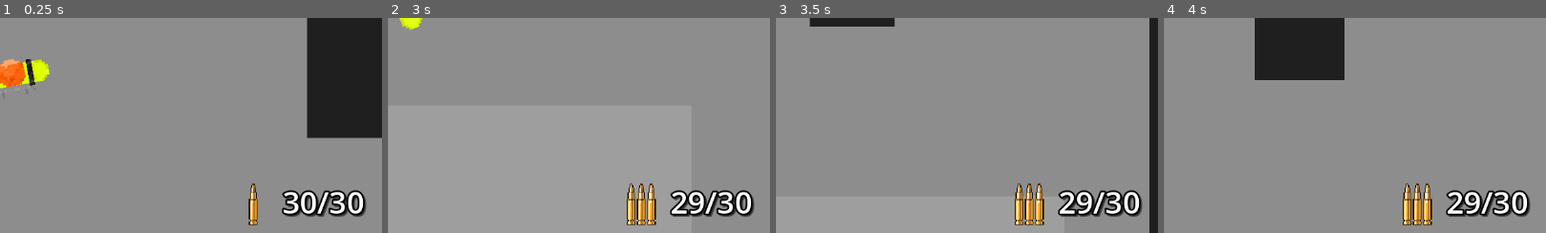
Above: before the commit, frames 1-4 (left to right).
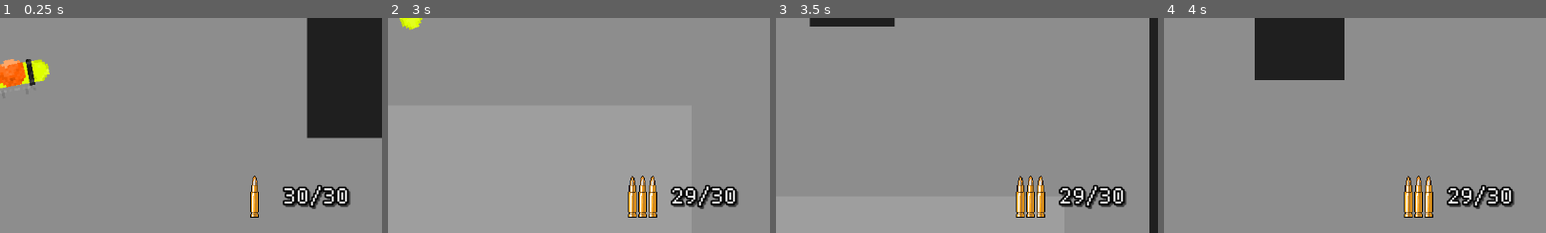
Above: after the commit, the same moments.

Repository: sirbiscuit87/Shoot
Game: Godot game, scene res://main.tscn
The game is run twice, just before and just after one commit, with the same random seed, the same clock (stepped at 60 frames per second) and the same inputs.
Inputs (mouse positions are % of the whole screen's width and height, from its top left):
- Up to frame 1 (0.25 s): no input
- Up to frame 2 (3 s): move the mouse to (72, 45) at 0.52 s; hold D (move_right) 0.53-1.28 s; hold Right mouse button (aim) 0.53-1.28 s; move the mouse to (30, 55) at 1.27 s; hold S (move_down) 1.28-2.03 s; click (30, 55) at 1.35 s; move the mouse to (60, 28) at 2.02 s; hold D (move_right) 2.03-2.78 s; tap Shift (sprint) at 2.1 s; move the mouse to (45, 70) at 2.77 s; hold W (move_up) from 2.78 s (still down); tap B (switch_fire_mode) at 2.85 s
- Up to frame 3 (3.5 s): keep holding W (move_up)
- Up to frame 4 (4 s): move the mouse to (80, 65) at 3.52 s; release W (move_up) at 3.53 s; hold A (move_left) from 3.53 s (still down); tap Mouse wheel up (zoom_in) at 3.6 s
The pictures show only the part of the screen within x 50-100%, y 49-99%; the shares and areas given below are measured in that part.

The runs differ from the first frame. In frame 1, 2.9% of the frame differs, in the area x 65-96%, y 73-97%; in frame 2, 3.9%, in the area x 62-96%, y 73-97%; in frame 3, 3.9%; in frame 4, 3.9%.

Commit message:
font fix

Diff:
--- a/shoot/main.tscn
+++ b/shoot/main.tscn
@@ -16,6 +16,7 @@
 [ext_resource type="Texture2D" uid="uid://bqat2setb5yuc" path="res://Art/UI/RifleFireMode.png" id="7_npfbx"]
 
 [sub_resource type="LabelSettings" id="LabelSettings_kj41y"]
+font = ExtResource("3_gnmar")
 font_size = 46
 outline_size = 10
 outline_color = Color(0, 0, 0, 1)
@@ -203,17 +204,16 @@
 offset_top = 563.0
 offset_right = 1131.0
 offset_bottom = 631.0
-text = "
-"
+text = "fgg"
 label_settings = SubResource("LabelSettings_kj41y")
 script = ExtResource("3_p2bsf")
 
 [node name="FireModeImage" type="TextureRect" parent="UI/HUD/Ammo"]
 layout_mode = 0
-offset_left = -81.0
-offset_top = -2.0
-offset_right = -6.0
-offset_bottom = 73.0
+offset_left = -79.0
+offset_top = -13.0
+offset_right = -4.0
+offset_bottom = 62.0
 texture = SubResource("AtlasTexture_ttft0")
 
 [node name="PauseMenu" type="Control" parent="UI"]
